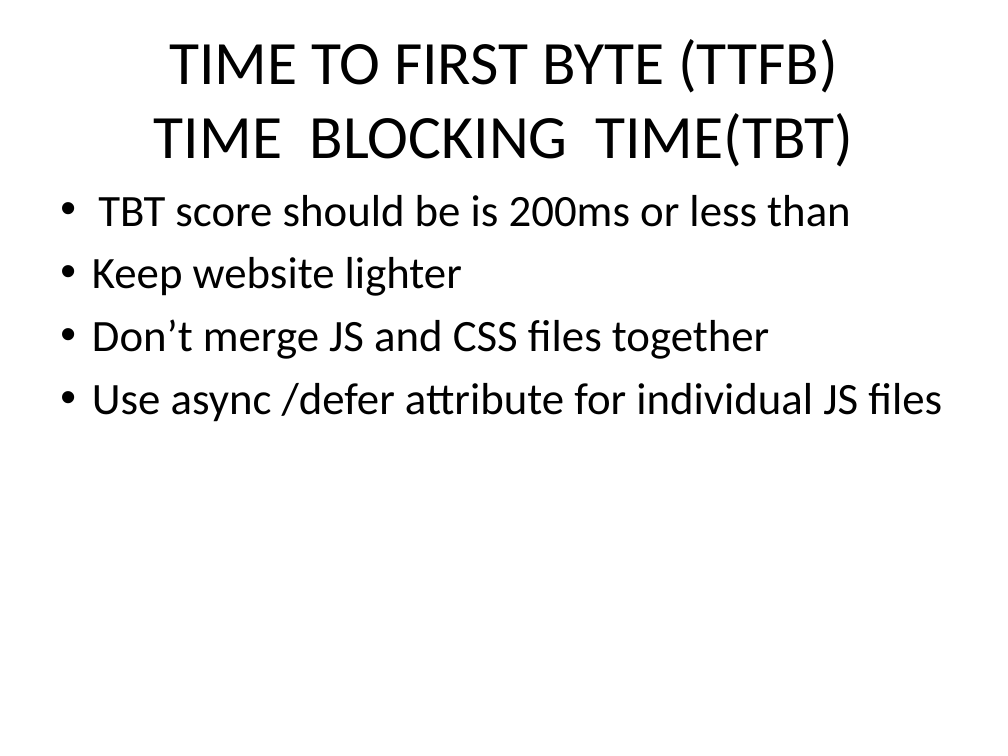
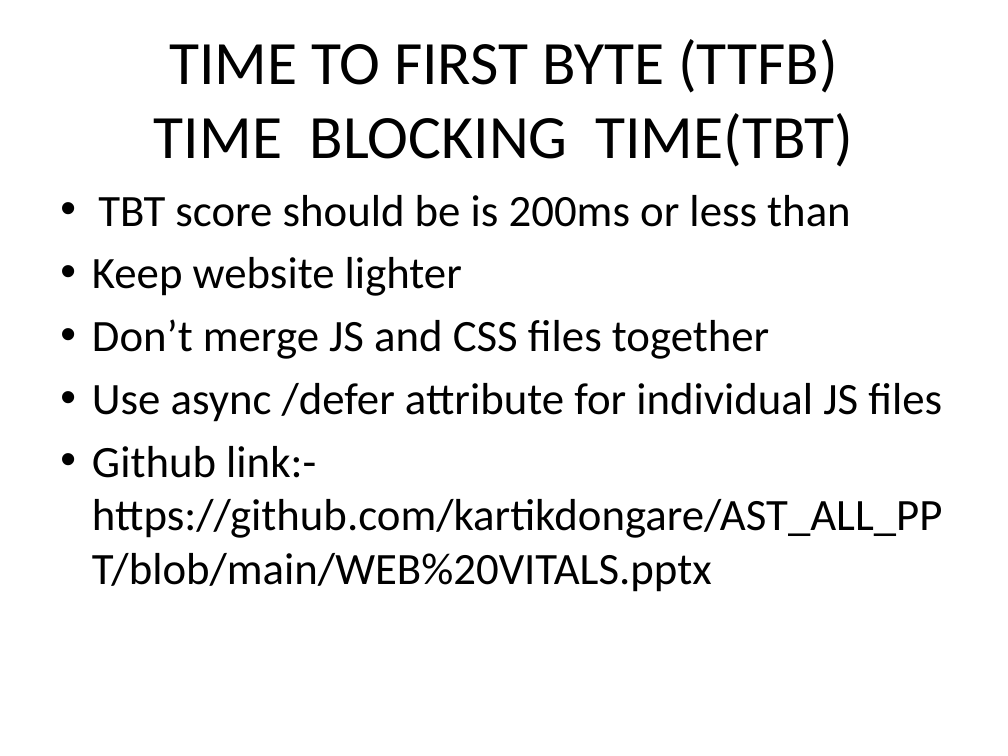
Before and after one commit to kartikdongare/AST_ALL_PPT, a slide deck: slide 14 of ALL TASK PPT.pptx. Drawn at 1008x756 pixels with LibreOffice and Linux fonts; fonts in the diff are those of the drawing. Boxes give left, top, right and bottom in pixels: in the first picture for what was removed or moved away, otherwise in the second. Text is boxed around its words. In the diff, an @@ line names an element or a change of style, - is before the commit and + after.

```diff
--- a/ALL TASK PPT.pptx
+++ b/ALL TASK PPT.pptx
@@ text at (92,446,942,592): paragraph added @@
+• Github link:- https://github.com/kartikdongare/AST_ALL_PPT/blob/main/WEB%20VITALS.pptx
```
Also in this commit, not shown: 6 other slides changed, 1 slide added.
